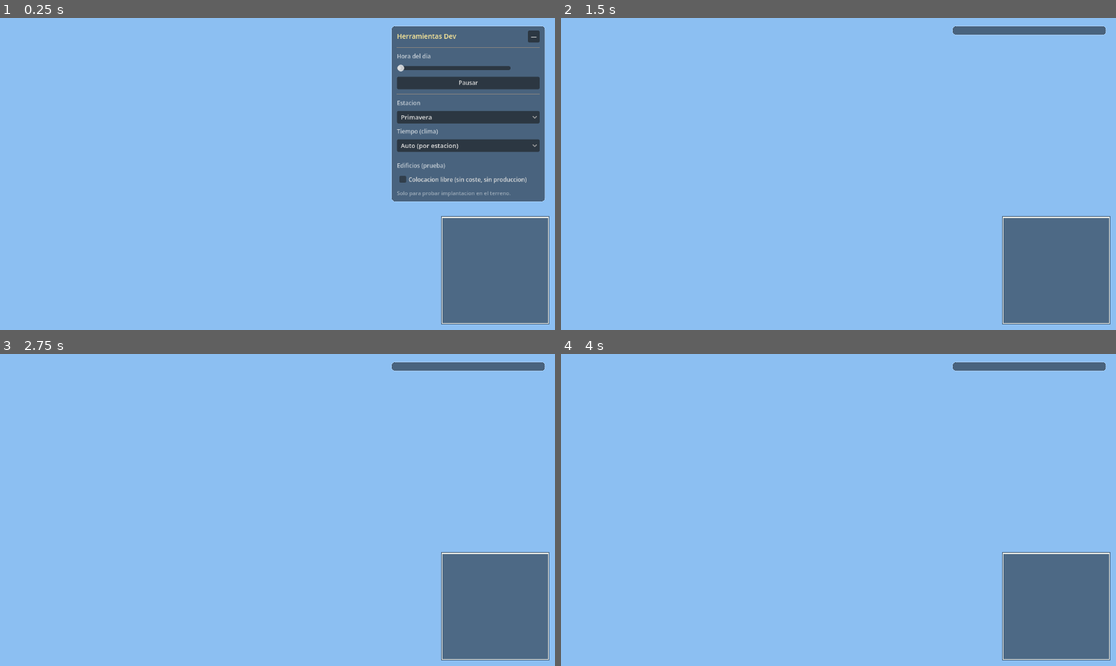
Above: before the commit, frames 1-4 (two rows, left to right).
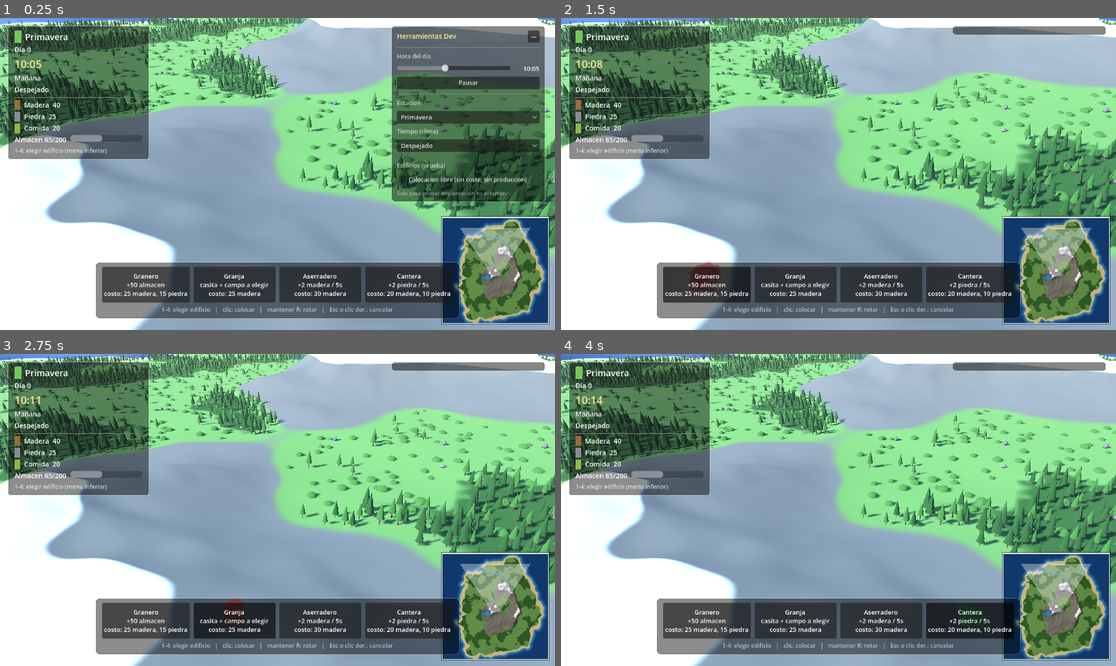
Above: after the commit, the same moments.

Repository: Juanlucg/AgeOfTowns3D
Game: Godot game, scene res://scenes/Main.tscn
Same seed, same stepped clock (60 frames per second), same inputs: the game is played once before the commit and once after it.
Inputs (mouse positions are in pixels of both pictures, inside the frame that each line leads up to):
- Up to frame 1 (0.25 s): no input
- Up to frame 2 (1.5 s): click "—" at 0.5 s; click (705, 283) at 1.25 s, where only the run after the commit has a clickable "Granero +50 almacen costo: 25…"
- Up to frame 3 (2.75 s): click (233, 619) at 2 s, where only the run after the commit has a clickable "Granja casita + campo a elegi…"
- Up to frame 4 (4 s): click (882, 619) at 2.75 s, where only the run after the commit has a clickable "Aserradero +2 madera / 5s cos…"; click (971, 619) at 3.5 s, where only the run after the commit has a clickable "Cantera +2 piedra / 5s costo:…"

The runs differ from the first frame. In frame 1, 93% of the frame differs, in the area x 0-100%, y 0-100%; in frame 2, 99%; in frame 3, 99%; in frame 4, 99%.
Error before the commit: Parse Error: Expected end of statement after expression, found "," instead. (res://scripts/Terrain.gd:185)

Commit message:
Fix: errores de parse tras partir Buildings/Terrain
- Terrain.gd: restaurar llamadas blur anidadas que el script de transformacion
  rompio (blur_y(blur_x(...)))
- TerrainUtils.gd: reparar indentacion del bucle for anidado en upsample_field
  (causaba que el class_name no se resolviera -> cascada de errores)
- FieldMesh.gd: tipos explicitos (Callable.call retorna Variant; Godot 4.7
  strict no permite := con Variant). Re-declarar var gx fuera del bloque while
- DayNightCycle/Vegetation/Rocks/Buildings: tipos explicitos en llamadas a
  Terrain.metodo() (mismo motivo)
- Minimap.gd.uid: restaurar UID para coincidir con el .tscn

Diff:
--- a/scripts/Buildings.gd
+++ b/scripts/Buildings.gd
@@ -274,7 +274,7 @@
 	var d := get_def(_pending)
 	if not _is_valid(ground, _pending):
 		var reason := ""
-		var cls := Terrain.terrain_type(ground)
+		var cls: String = Terrain.terrain_type(ground)
 		var biome_ok := _biome_matches(cls, d.biomes)
 		if not biome_ok:
 			reason = "Solo se puede construir en %s" % d.biomes_text(_BIOME_NAMES)
@@ -479,8 +479,8 @@
 	while y <= half:
 		var x := -half
 		while x <= half:
-			var h := Terrain.height_at(pos + Vector2(x, y))
-			var dh := base_h - h - 0.15
+			var h: float = Terrain.height_at(pos + Vector2(x, y))
+			var dh: float = base_h - h - 0.15
 			if dh > 0.08:
 				var col := MeshInstance3D.new()
 				var cm := BoxMesh.new()
--- a/scripts/DayNightCycle.gd
+++ b/scripts/DayNightCycle.gd
@@ -268,7 +268,7 @@
 
 
 func _make_particles(mesh: QuadMesh, pm: ParticleProcessMaterial, sx: float, sy: float, amount: int) -> GPUParticles3D:
-	var half := Terrain.WORLD_SIZE * 0.5
+	var half: float = Terrain.WORLD_SIZE * 0.5
 	var p := GPUParticles3D.new()
 	mesh.size = Vector2(sx, sy)
 	mesh.orientation = QuadMesh.FACE_Y
@@ -331,7 +331,7 @@
 
 
 func _make_splash_particles() -> GPUParticles3D:
-	var half := Terrain.WORLD_SIZE * 0.5
+	var half: float = Terrain.WORLD_SIZE * 0.5
 	var mesh := QuadMesh.new()
 	mesh.size = Vector2(0.35, 0.35)
 	mesh.orientation = QuadMesh.FACE_Y
@@ -692,9 +692,9 @@
 	# suelo se siga viendo (si no, la caja fija 0-64 deja el ojo por debajo)
 	if _cam_rig == null or (_rain == null and _snow == null):
 		return
-	var h := Terrain.height_at(Vector2(_cam_rig.global_position.x, _cam_rig.global_position.z))
-	var y := h + 28.0
-	var half := Terrain.WORLD_SIZE * 0.5
+	var h: float = Terrain.height_at(Vector2(_cam_rig.global_position.x, _cam_rig.global_position.z))
+	var y: float = h + 28.0
+	var half: float = Terrain.WORLD_SIZE * 0.5
 	# Solo mueve Y, XZ queda centrado en el mapa para cubrir todo el mundo
 	var pos_rain := Vector3(half, y, half)
 	var pos_snow := Vector3(half, y + 8.0, half)
@@ -703,7 +703,7 @@
 	if _snow != null:
 		_snow.global_position = pos_snow
 	if _rain_splash != null:
-		var hs := Terrain.height_at(Vector2(_cam_rig.global_position.x, _cam_rig.global_position.z))
+		var hs: float = Terrain.height_at(Vector2(_cam_rig.global_position.x, _cam_rig.global_position.z))
 		_rain_splash.global_position = Vector3(half, hs + 0.25, half)
 
 
--- a/scripts/FieldMesh.gd
+++ b/scripts/FieldMesh.gd
@@ -6,6 +6,9 @@
 #   - Aislar la complejidad geometrica del flujo de colocacion.
 #   - Permitir regenerar campos sin recrear Buildings.
 #   - Testear la generacion sin escena.
+#
+# Todas las variables locales usan `:= float / Variant` explicito para evitar
+# errores de inferencia en GDScript 4.7 con Callable (get_height.call()).
 
 const FIELD_SPACING := 0.55
 const SOIL_COLOR := Color(0.40, 0.28, 0.14)
@@ -33,25 +36,25 @@
 	var rm := Vector2(rmin.x - margin, rmin.y - margin)
 	var rx := Vector2(rmax.x + margin, rmax.y + margin)
 	var soil_mat := _ghost_mat(Color(0.3, 0.25, 0.15, 0.5)) if ghost else _mat(SOIL_COLOR)
-	var cx := float(floori(rm.x / cell) * cell)
-	var cz := float(floori(rm.y / cell) * cell)
-	var ex := float(ceili(rx.x / cell) * cell)
-	var ez := float(ceili(rx.y / cell) * cell)
+	var cx: float = floori(rm.x / cell) * cell
+	var cz: float = floori(rm.y / cell) * cell
+	var ex: float = ceili(rx.x / cell) * cell
+	var ez: float = ceili(rx.y / cell) * cell
 	# --- Suelo: triangulos adaptandose al terreno, con paredes laterales ---
 	var st := SurfaceTool.new()
 	st.begin(Mesh.PRIMITIVE_TRIANGLES)
-	var gz := cz
+	var gz: float = cz
 	while gz < ez:
-		var gx := cx
+		var gx: float = cx
 		while gx < ex:
-			var x0 := gx
-			var z0 := gz
-			var x1 := gx + cell
-			var z1 := gz + cell
-			var y00 := get_height.call(Vector2(x0, z0)) + soil_raise
-			var y10 := get_height.call(Vector2(x1, z0)) + soil_raise
-			var y01 := get_height.call(Vector2(x0, z1)) + soil_raise
-			var y11 := get_height.call(Vector2(x1, z1)) + soil_raise
+			var x0: float = gx
+			var z0: float = gz
+			var x1: float = gx + cell
+			var z1: float = gz + cell
+			var y00: float = get_height.call(Vector2(x0, z0)) + soil_raise
+			var y10: float = get_height.call(Vector2(x1, z0)) + soil_raise
+			var y01: float = get_height.call(Vector2(x0, z1)) + soil_raise
+			var y11: float = get_height.call(Vector2(x1, z1)) + soil_raise
 			st.add_vertex(Vector3(x0, y00, z0))
 			st.add_vertex(Vector3(x1, y10, z0))
 			st.add_vertex(Vector3(x0, y01, z1))
@@ -61,19 +64,19 @@
 			gx += cell
 		gz += cell
 	# Muro inferior (donde el terreno cae por debajo del nivel del campo)
-	var wall_min_h := 1e9
+	var wall_min_h: float = 1e9
 	gz = cz
 	while gz <= ez:
-		var gx := cx
+		var gx: float = cx
 		while gx <= ex:
 			wall_min_h = minf(wall_min_h, get_height.call(Vector2(gx, gz)) + soil_raise)
 			gx += cell
 		gz += cell
-	var wall_bot := wall_min_h - soil_h
-	gx = cx
+	var wall_bot: float = wall_min_h - soil_h
+	var gx: float = cx
 	while gx < ex:
-		var ty0 := get_height.call(Vector2(gx, cz)) + soil_raise
-		var ty1 := get_height.call(Vector2(gx + cell, cz)) + soil_raise
+		var ty0: float = get_height.call(Vector2(gx, cz)) + soil_raise
+		var ty1: float = get_height.call(Vector2(gx + cell, cz)) + soil_raise
 		st.add_vertex(Vector3(gx, ty0, cz))
 		st.add_vertex(Vector3(gx + cell, ty1, cz))
 		st.add_vertex(Vector3(gx, wall_bot, cz))
@@ -91,8 +94,8 @@
 		gx += cell
 	gz = cz
 	while gz < ez:
-		var ty0 := get_height.call(Vector2(cx, gz)) + soil_raise
-		var ty1 := get_height.call(Vector2(cx, gz + cell)) + soil_raise
+		var ty0: float = get_height.call(Vector2(cx, gz)) + soil_raise
+		var ty1: float = get_height.call(Vector2(cx, gz + cell)) + soil_raise
 		st.add_vertex(Vector3(cx, ty1, gz + cell))
 		st.add_vertex(Vector3(cx, ty0, gz))
 		st.add_vertex(Vector3(cx, wall_bot, gz))
@@ -125,16 +128,16 @@
 	var post := BoxMesh.new()
 	post.size = Vector3(0.03, 0.2, 0.03)
 	var spacing := 1.0
-	var px := fx0
+	var px: float = fx0
 	while px <= fx1 + 0.01:
-		var ph := get_height.call(Vector2(px, fz0))
+		var ph: float = get_height.call(Vector2(px, fz0))
 		node.add_child(_part(post, fence_mat, Vector3(px, ph + 0.10, fz0)))
 		ph = get_height.call(Vector2(px, fz1))
 		node.add_child(_part(post, fence_mat, Vector3(px, ph + 0.10, fz1)))
 		px += spacing
-	var pz := fz0
+	var pz: float = fz0
 	while pz <= fz1 + 0.01:
-		var ph := get_height.call(Vector2(fx0, pz))
+		var ph: float = get_height.call(Vector2(fx0, pz))
 		node.add_child(_part(post, fence_mat, Vector3(fx0, ph + 0.10, pz)))
 		ph = get_height.call(Vector2(fx1, pz))
 		node.add_child(_part(post, fence_mat, Vector3(fx1, ph + 0.10, pz)))
@@ -143,12 +146,12 @@
 	rail.size = Vector3(0.02, 0.02, 1.0)
 	pz = fz0
 	while pz < fz1 - 0.01:
-		var nz := minf(pz + spacing, fz1)
-		var seg_len := nz - pz
-		var h0 := get_height.call(Vector2(fx0, pz))
-		var h1 := get_height.call(Vector2(fx0, nz))
-		var mid_h := (h0 + h1) * 0.5
-		var r1 := _part(rail, fence_mat, Vector3(fx0, mid_h + 0.15, pz + seg_len * 0.5))
+		var nz: float = minf(pz + spacing, fz1)
+		var seg_len: float = nz - pz
+		var h0: float = get_height.call(Vector2(fx0, pz))
+		var h1: float = get_height.call(Vector2(fx0, nz))
+		var mid_h: float = (h0 + h1) * 0.5
+		var r1: MeshInstance3D = _part(rail, fence_mat, Vector3(fx0, mid_h + 0.15, pz + seg_len * 0.5))
 		r1.scale.z = seg_len
 		node.add_child(r1)
 		r1 = _part(rail, fence_mat, Vector3(fx0, mid_h + 0.06, pz + seg_len * 0.5))
@@ -166,12 +169,12 @@
 		pz = nz
 	px = fx0
 	while px < fx1 - 0.01:
-		var nx := minf(px + spacing, fx1)
-		var seg_len := nx - px
-		var h0 := get_height.call(Vector2(px, fz0))
-		var h1 := get_height.call(Vector2(nx, fz0))
-		var mid_h := (h0 + h1) * 0.5
-		var r1 := _part(rail, fence_mat, Vector3(px + seg_len * 0.5, mid_h + 0.15, fz0))
+		var nx: float = minf(px + spacing, fx1)
+		var seg_len: float = nx - px
+		var h0: float = get_height.call(Vector2(px, fz0))
+		var h1: float = get_height.call(Vector2(nx, fz0))
+		var mid_h: float = (h0 + h1) * 0.5
+		var r1: MeshInstance3D = _part(rail, fence_mat, Vector3(px + seg_len * 0.5, mid_h + 0.15, fz0))
 		r1.rotation.y = PI * 0.5
 		r1.scale.z = seg_len
 		node.add_child(r1)
@@ -199,11 +202,11 @@
 	plant.size = Vector3(0.12, 0.24, 0.12)
 	var transforms := PackedFloat32Array()
 	var spacing := FIELD_SPACING
-	var py := rmin.y + spacing * 0.5
+	var py: float = rmin.y + spacing * 0.5
 	while py <= rmax.y:
-		var px := rmin.x + spacing * 0.5
+		var px: float = rmin.x + spacing * 0.5
 		while px <= rmax.x:
-			var ph := get_height.call(Vector2(px, py))
+			var ph: float = get_height.call(Vector2(px, py))
 			transforms.append_array([1.0, 0.0, 0.0, 0.0, 1.0, 0.0, 0.0, 0.0, 1.0, px, ph + 0.12, py])
 			px += spacing
 		py += spacing
--- a/scripts/HUD.gd
+++ b/scripts/HUD.gd
@@ -36,7 +36,6 @@
 	_day = get_node_or_null(day_night_path) as DayNightCycle
 	assert(_day != null, "HUD: day_night_path no asignado en el .tscn")
 	_day.time_changed.connect(_on_time_changed)
-	_update()  # pinta una vez con los valores actuales
 	layer = 10
 
 	var panel := PanelContainer.new()
--- a/scripts/Rocks.gd
+++ b/scripts/Rocks.gd
@@ -66,7 +66,7 @@
 			if Terrain.distance_to_water(pos) < 0.5:
 				y += STEP
 				continue
-			var cls := Terrain.terrain_type(pos)
+			var cls: String = Terrain.terrain_type(pos)
 			var prob := 0.0
 			match cls:
 				"bosque":
@@ -83,7 +83,7 @@
 				var variant := rng.randi_range(0, 2)
 				var yaw := rng.randf_range(0.0, TAU)
 				var basis := Basis(Vector3.UP, yaw).scaled(Vector3(s, s, s))
-				var h := Terrain.height_at(pos)
+				var h: float = Terrain.height_at(pos)
 				var t := Transform3D(basis, Vector3(pos.x, h + sy[variant] * s * 1.0, pos.y))
 				match variant:
 					0:
--- a/scripts/Terrain.gd
+++ b/scripts/Terrain.gd
@@ -182,7 +182,7 @@
 			cont_low[j * ml + i] = base_noise.get_noise_2d(nx, ny) * CONTINENT_GAIN - falloff * EDGE_FALLOFF + CONTINENT_SHORE
 
 	# Suaviza la mascara a baja resolucion (equivale al blur a res. completa)
-	cont_low = TerrainUtils.blur_y(y), ml, ml, 1)
+	cont_low = TerrainUtils.blur_y(TerrainUtils.blur_x(cont_low, ml, ml, 1), ml, ml, 1)
 	var sea_mask_low := PackedByteArray()
 	sea_mask_low.resize(ml * ml)
 	var land_mask_low := PackedByteArray()
@@ -479,10 +479,10 @@
 
 	# --- Nivel de agua suavizado: se difumina _wl_px para que el borde de
 	# los lagos y el cauce del rio no tengan saltos de 1 px entre celdas ---
-	_wl_px = TerrainUtils.blur_y(y), 1)
+	_wl_px = TerrainUtils.blur_y(TerrainUtils.blur_x(_wl_px, _width, _height, 1), _width, _height, 1)
 
 	# --- Suavizado final del relieve ---
-	heights = TerrainUtils.blur_y(y), SMOOTH_RADIUS)
+	heights = TerrainUtils.blur_y(TerrainUtils.blur_x(heights, _width, _height, SMOOTH_RADIUS), _width, _height, SMOOTH_RADIUS)
 	_height_px = heights
 
 	# --- Lagos solo en el interior: se rellenan las masas de agua aisladas
--- a/scripts/TerrainUtils.gd
+++ b/scripts/TerrainUtils.gd
@@ -175,7 +175,7 @@
 			var fx := (float(i) + 0.5) / float(out_w) * float(lw) - 0.5
 			var x0 := clampi(int(floor(fx)), 0, lw - 1)
 			var x1 := mini(x0 + 1, lw - 1)
-			var tx := fx - floor(fx)
+			var tx: float = fx - floor(fx)
 			var v00 := low[y0 * lw + x0]
 			var v10 := low[y0 * lw + x1]
 			var v01 := low[y1 * lw + x0]
--- a/scripts/Vegetation.gd
+++ b/scripts/Vegetation.gd
@@ -90,7 +90,7 @@
 		var y := 0.0
 		while y < Terrain.WORLD_SIZE:
 			var p := Vector2(x, y)
-			var cls := Terrain.terrain_type(p)
+			var cls: String = Terrain.terrain_type(p)
 			var tree_prob := 0.0
 			var bush_prob := 0.0
 			var round_only := false
@@ -142,14 +142,14 @@
 # separacion minima de la costa para que troncos y arbustos no queden en el
 # agua, la arena ni la montaña (el jitter puede sacarlos de su celda original).
 func _plantable_at(pos: Vector2) -> bool:
-	var cls := Terrain.terrain_type(pos)
+	var cls: String = Terrain.terrain_type(pos)
 	if cls != "bosque" and cls != "llanura":
 		return false
 	return Terrain.distance_to_water(pos) >= 0.6
 
 
 func _make_transform(pos: Vector2, rng: RandomNumberGenerator, s_min: float, s_max: float) -> Transform3D:
-	var h := Terrain.height_at(pos)
+	var h: float = Terrain.height_at(pos)
 	var s := rng.randf_range(s_min, s_max)
 	var yaw := rng.randf_range(0.0, TAU)
 	var basis := Basis(Vector3.UP, yaw).scaled(Vector3(s, s, s))
Not shown, added: scripts/BuildingDef.gd.uid
Not shown, added: scripts/BuildingMeshes.gd.uid
Not shown, added: scripts/FieldMesh.gd.uid
Not shown, changed: scripts/Minimap.gd.uid
Not shown, added: scripts/TerrainUtils.gd.uid
